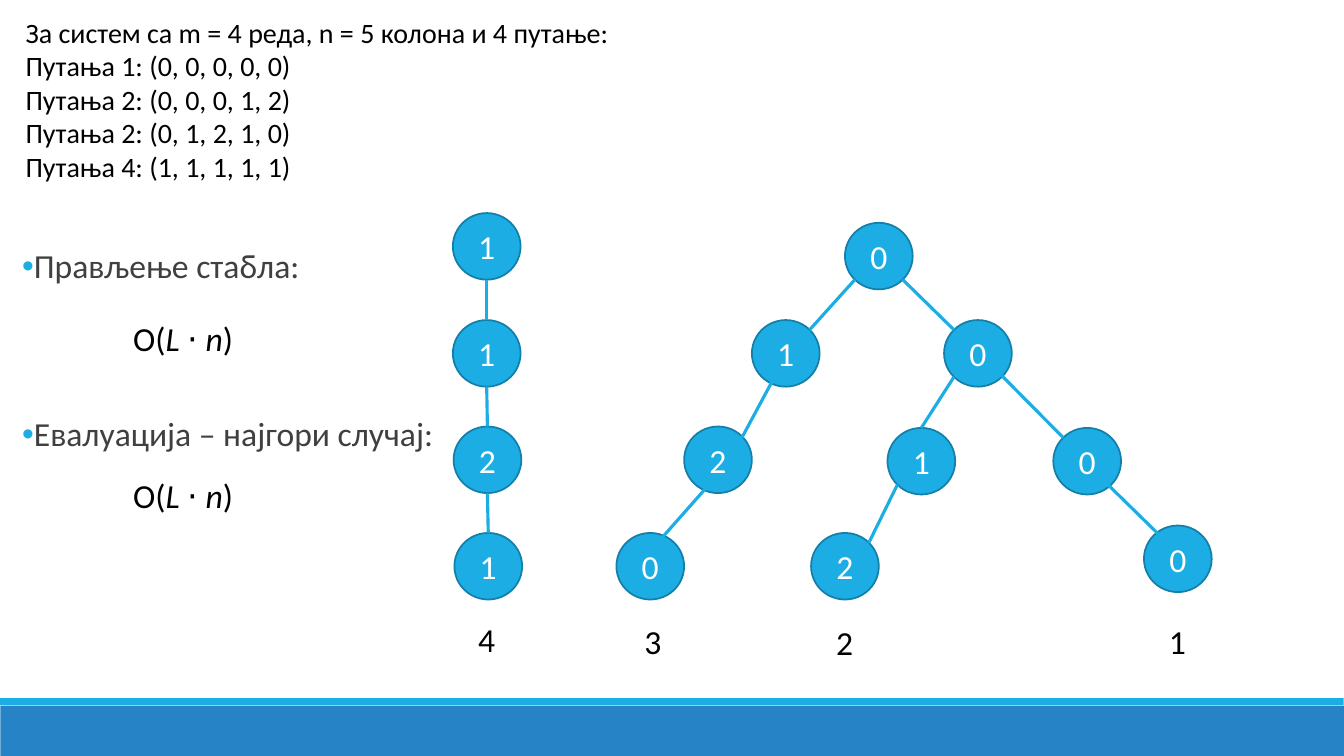
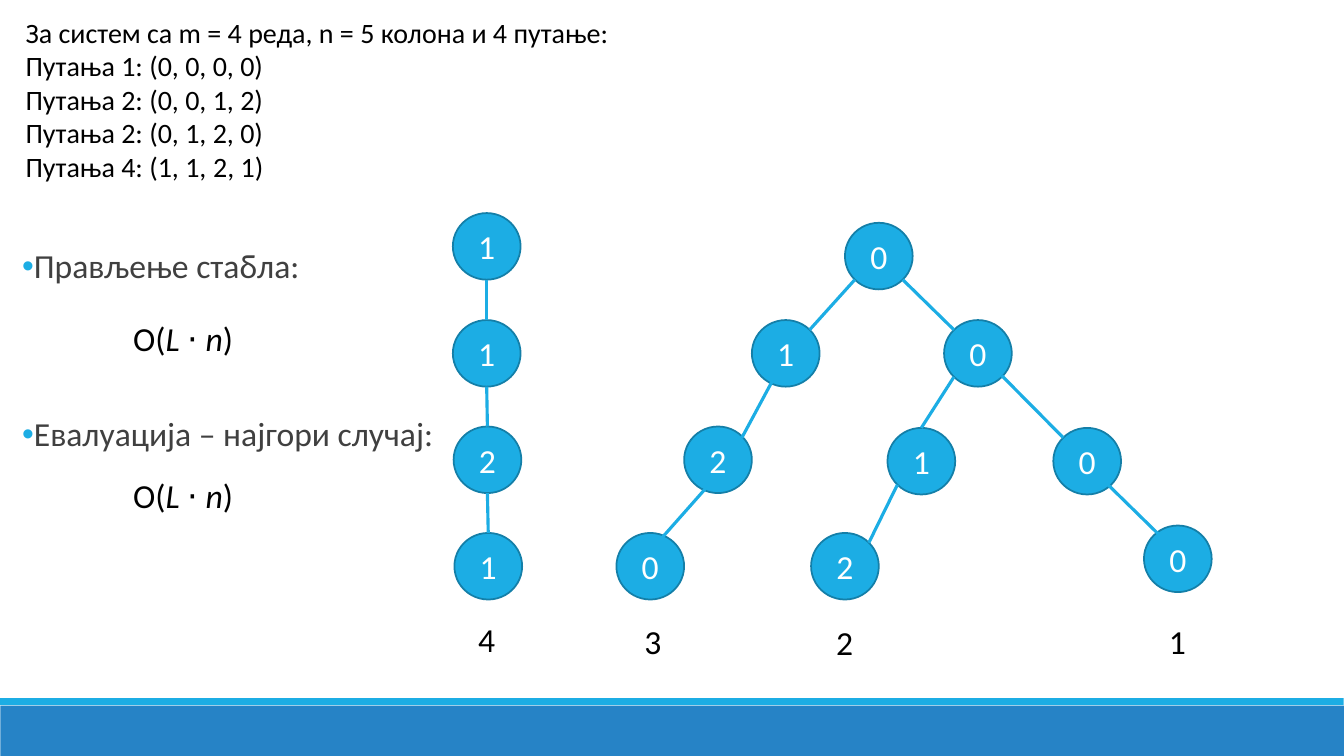
Before and after one commit to bxgda/diplomski-rad, a slide deck: slide 38 of PREZENTACIJA_JB.pptx (slide 39 before the commit). Drawn at 1344x756 pixels with LibreOffice and Linux fonts; fonts in the diff are those of the drawing. Boxes give left, top, right and bottom in pixels: in the first picture for what was removed or moved away, otherwise in the second. Text is boxed around its words. In the diff, an @@ line names an element or a change of style, - is before the commit and + after.

```diff
--- a/PREZENTACIJA_JB.pptx
+++ b/PREZENTACIJA_JB.pptx
@@ text at (x1=26, y1=55, x2=264, y2=182): text changed @@
-Путања 1: (0, 0, 0, 0, 0)
-Путања 2: (0, 0, 0, 1, 2)
-Путања 2: (0, 1, 2, 1, 0)
-Путања 4: (1, 1, 1, 1, 1)
+Путања 1: (0, 0, 0, 0)
+Путања 2: (0, 0, 1, 2)
+Путања 2: (0, 1, 2, 0)
+Путања 4: (1, 1, 2, 1)
```
Also in this commit, not shown: 9 other slides changed, 1 slide removed.
